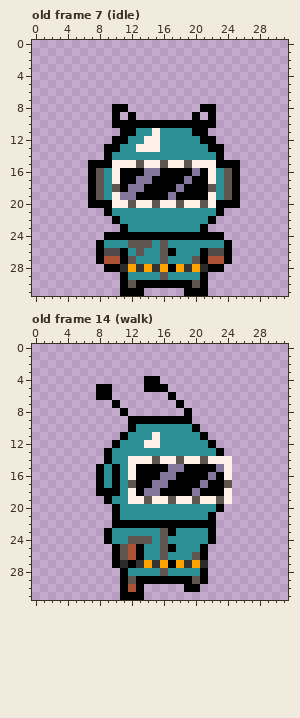
A pixel-art file gets an edit: Assets/SourceArt/Player1.aseprite. The picture above was drawn from the file before the commit.
32x32 pixels, 17 frames. Shown: old frame 7 (idle), old frame 14 (walk). The commit also changed other frames, which this record leaves out.
After the commit:
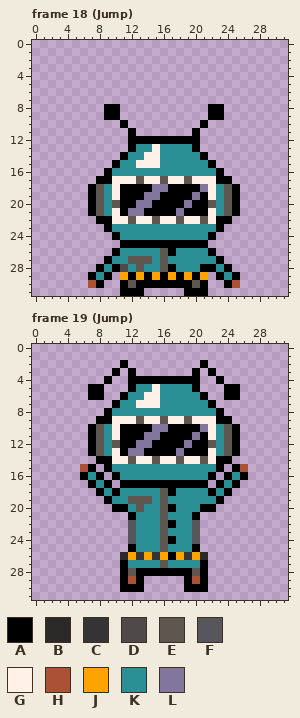
Palette (. is transparent): A #000000  B #2b2a29  C #353333  D #4f4a49  E #5f574f  F #58565d  G #fff1e8  H #ab5236  J #ffa300  K #2b9095  L #83769c
A new or re-ordered frame is compared with the old frame closest to it.
Log entry: Jump animation
What changed:
frames 17 -> 20
--- frame 18 (Jump) is new; against old frame 7 (idle)
@@ x 0..31 @@
  7 ................................
- 8 ..........AA.........AA.........
- 9 ..........A.A.......A.A.........
-10 ..........AAAAAAAAAAAAA.........
-11 ...........AAKKGKKKKAA..........
-12 ..........AAKKGGKKKKKAA.........
-13 .........AAKKGGGKKKKKKAA........
-14 .........AKKKKKKKKKKKKKA........
-15 .......AAAGGGEGGEGGEGGGAAA......
-16 .......AEKGAAALLAAAALAGKEA......
-17 .......AEKGAALLAAAALAAGKEA......
-18 .......AEKEALLAAAALAAAEKEA......
-19 .......AEKGLLAAAALAAAAGKEA......
-20 .......AAAGGEGGEGGEGGEGAAA......
-21 .........AKKKKKKKKKKKKKA........
-22 ..........AKKKKKKKKKKKA.........
-23 ...........AKKKKKKKKKA..........
-24 .........AAAAAAAAAAAAAAA........
-25 ........AKKKEEEKEKKKKKKKA.......
-26 ........ADDAKEKKEAKKKADDA.......
-27 ........AHHAEKKKEKKKEAHHA.......
-28 .........AABJCJCJAJCJBAA........
-29 ...........AKKKKEKKKKA..........
-30 ...........AEAAAAAAAEA..........
+ 8 .........AA...........AA........
+ 9 .........AA...........AA........
+10 ...........A.........A..........
+11 ............A.......A...........
+12 ............AAAAAAAAA...........
+13 ............AKKGKKKKA...........
+14 ...........AKKGGKKKKKA..........
+15 ..........AKKGGGKKKKKKA.........
+16 .........AKKKKKKKKKKKKKA........
+17 ........AAGGGEGGEGGEGGGAA.......
+18 .......AEKGAAAALLAAAALGKEA......
+19 .......AEKGAAALLAAAALAGKEA......
+20 .......AEKEAALLAAAALAAEKEA......
+21 .......AEKGALLAAAALAAAGKEA......
+22 ........AAGGEGGEGGEGGEGAA.......
+23 .........AKKKKKKKKKKKKKA........
+24 ..........AKKKKKKKKKKKA.........
+25 ...........AAAAAAAAAAA..........
+26 ..........AKKKKKEAKKKKA.........
+27 .........AKKEEEKEKKKKKKA........
+28 ........AKADKEKKEAKKKAAKA.......
+29 .......AKA.JAJAJAJAJAJ.AKA......
+30 .......HA..AEAAAAAAAEA..AH......
 31 ...........AAA.....AAA..........
--- frame 19 (Jump) is new; against old frame 14 (walk)
@@ x 0..31 @@
  1 ................................
- 2 ................................
- 3 ................................
- 4 ..............AA................
- 5 ........AA....AAA...............
- 6 ........AA.......A..............
- 7 ..........A.......A.............
- 8 ...........A.......A............
- 9 ............AAAAAAAA............
-10 ............AKKKKKKKA...........
-11 ...........AKKKGKKKKKA..........
-12 ..........AKKKGGKKKKKKA.........
-13 .........AKKKKKKKKKKKKKA........
-14 .........AKKGGGEGGEGGEGGG.......
-15 ........AKAKGAAAALLAAAALG.......
-16 ........AKAKGAAALLAAAALAG.......
-17 ........AKAKEAALLAAAALAAE.......
-18 ........AAAKGALLAAAALAAAG.......
-19 .........AKKGGEGGEGGEGGEG.......
-20 ..........AKKKKKKKKKKKKA........
-21 ..........AKKKKKKKKKKKA.........
-22 ..........AAAAAAAAAAAAA.........
-23 .........AKKKKKKEAKKKKA.........
-24 .........AKKEEEKEKKKKKA.........
-25 ..........AEHAKKEAKKKA..........
-26 ..........AEHAKKEKKKEA..........
-27 ..........ABACJCJAJCJB..........
-28 ...........AKKKKEKKKKA..........
-29 ...........AEAAAAAAAEA..........
-30 ...........AHA.....AA...........
-31 ...........AAA..................
+ 2 ...........A.........A..........
+ 3 ..........A.A.......A.A.........
+ 4 .........A..AAAAAAAAA..A........
+ 5 .......AA...AKKGKKKKA...AA......
+ 6 .......AA..AKKGGKKKKKA..AA......
+ 7 ..........AKKGGGKKKKKKA.........
+ 8 .........AKKKKKKKKKKKKKA........
+ 9 ........AAGGGEGGEGGEGGGAA.......
+10 .......AEKGAAAALLAAAALGKEA......
+11 .......AEKGAAALLAAAALAGKEA......
+12 .......AEKEAALLAAAALAAEKEA......
+13 .......AEKGALLAAAALAAAGKEA......
+14 ........AAGGEGGEGGEGGEGAA.......
+15 ......HA.AKKKKKKKKKKKKKA.AH.....
+16 ......AKA.AKKKKKKKKKKKA.AKA.....
+17 .......AKA.AAAAAAAAAAA.AKA......
+18 ........AKAKKKKKEAKKKKAKA.......
+19 .........AKKEEEKEKKKKKKA........
+20 ..........AAKEKKEAKKKAA.........
+21 ............AKKKEKKKA...........
+22 ............FKKKEAKKF...........
+23 ............FKKKEKKKF...........
+24 ............FKKKEAKKF...........
+25 ............AKKKEKKKA...........
+26 ...........BJCJCJAJCJB..........
+27 ...........AKKKKEKKKKA..........
+28 ...........AEAAAAAAAEA..........
+29 ...........AHA.....AHA..........
+30 ...........AAA.....AAA..........
+31 ................................
Where, in picture pixels (left, top, right, bottom), the same in both pictures:
changed: (88, 104, 240, 288)
changed: (80, 360, 248, 600)
